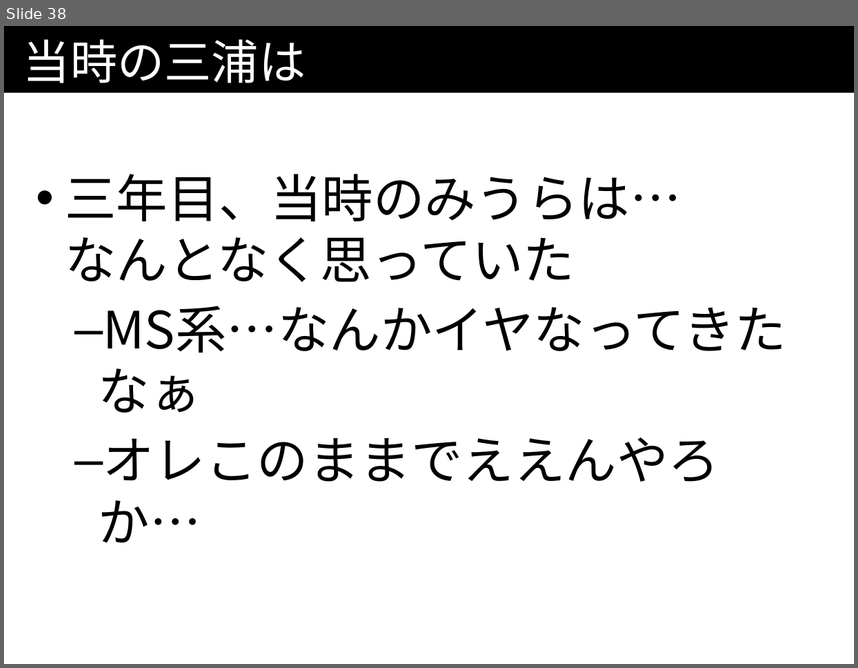
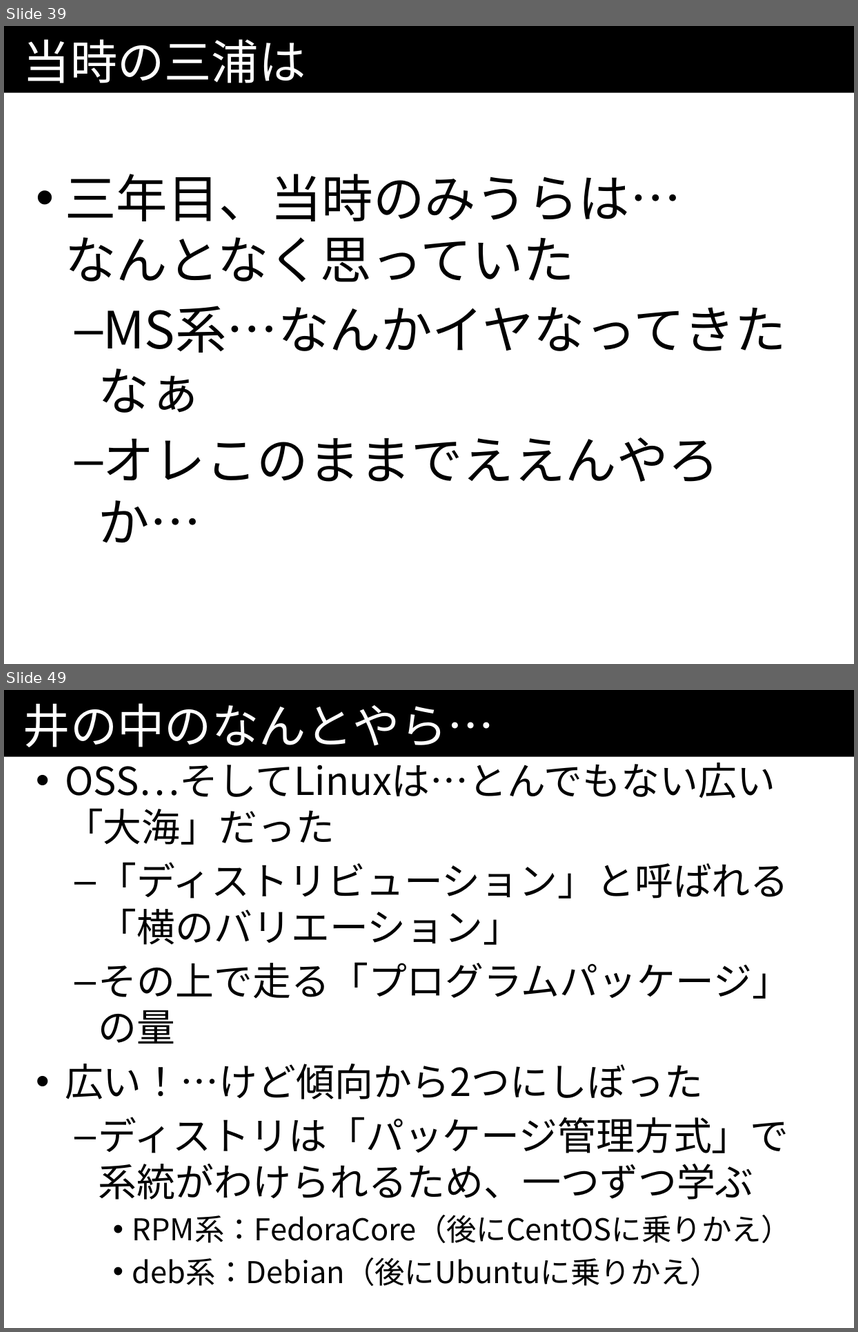
Before and after one commit to kazuhito-m/kazuhito-m.github.io, a slide deck: _drafts/comcamp2016.odp. Shown one above the other, each under a label of ours: slide 38 before the commit, slides 39 and 49 after it; the slides between them are not shown. The pictures are 858x668 and 858x1332 pixels, drawn with LibreOffice and Linux fonts; fonts in the diff are those of the drawing. Boxes give left, top, right and bottom in pixels: in the first picture for what was removed or moved away, otherwise in the second. Text is boxed around its words. In the diff, an @@ line names an element or a change of style, - is before the commit and + after.

```diff
--- a/_drafts/comcamp2016.odp
+++ b/_drafts/comcamp2016.odp
@@ slide 49 added at (x1=4, y1=690, x2=854, y2=1328), background #FFFFFF; not listed: 1 template element that a slide beside it also shows @@
@@ title added at (x1=23, y1=703, x2=495, y2=747), 44 pt, text #FFFFFF @@
+井の中のなんとやら…
@@ text added at (x1=65, y1=756, x2=791, y2=1285), 36 pt, text #000000 @@
+• OSS…そしてLinuxは…とんでもない広い「大海」だった
+  – 「ディストリビューション」と呼ばれる「横のバリエーション」
+  – その上で走る「プログラムパッケージ」の量
+• 広い！…けど傾向から2つにしぼった
+  – ディストリは「パッケージ管理方式」で系統がわけられるため、一つずつ学ぶ
+    • RPM系：FedoraCore（後にCentOSに乗りかえ）
+    • deb系：Debian（後にUbuntuに乗りかえ）
@@ what was slide 38 is now slide 39 @@
```
Also in this commit, not shown: 3 slides changed, 40 other slides added.
